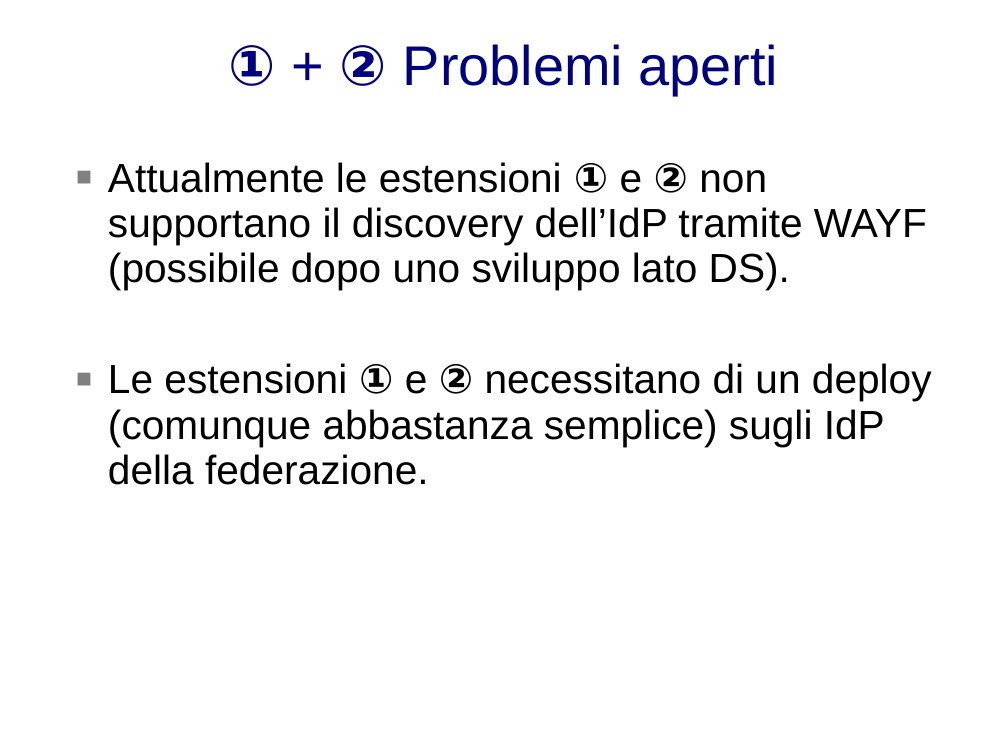
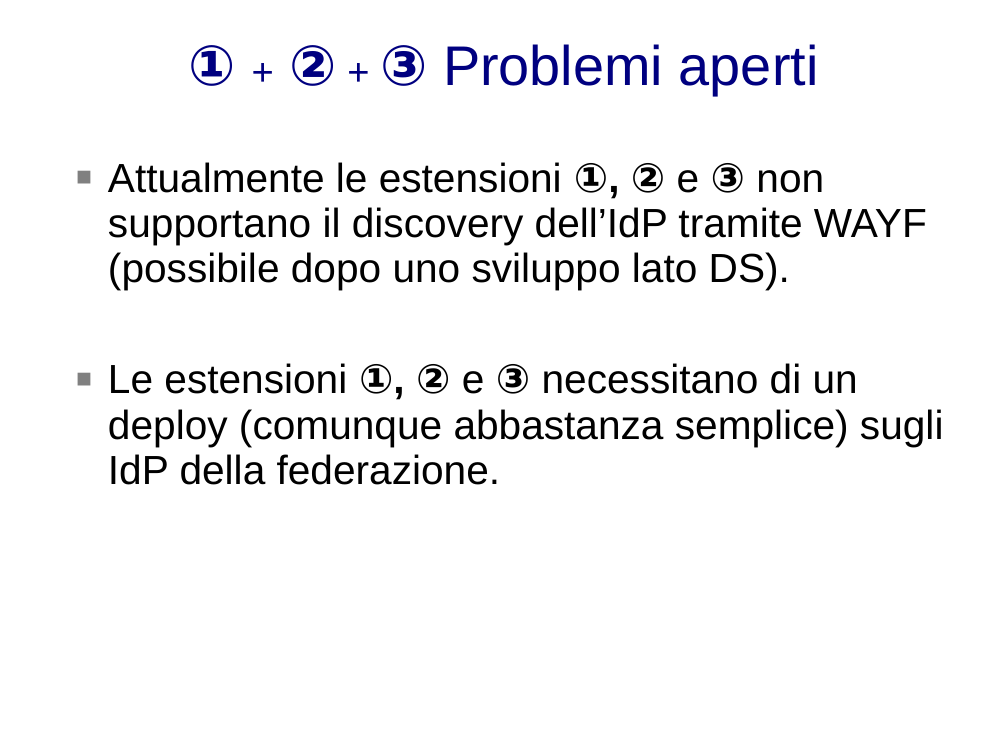
Before and after one commit to biancini/Shibboleth-Authentication, a slide deck: slide 12 of documentation/ShibbolethExtensions.pptx (slide 11 before the commit). Drawn at 1008x756 pixels with LibreOffice and Linux fonts; fonts in the diff are those of the drawing; background and template pictures are left out. Boxes give left, top, right and bottom in pixels: in the first picture for what was removed or moved away, otherwise in the second. Text is boxed around its words. In the diff, an @@ line names an element or a change of style, - is before the commit and + after.

Commit message:
Updated presentation

```diff
--- a/documentation/ShibbolethExtensions.pptx
+++ b/documentation/ShibbolethExtensions.pptx
@@ text at bbox=[189, 44, 819, 94]: text changed @@
-① + ② Problemi aperti
+① + ② + ③ Problemi aperti
@@ text at bbox=[108, 162, 944, 485]: text changed @@
-■ Attualmente le estensioni ① e ② non supportano il discovery dell’IdP tramite WAYF (possibile dopo uno sviluppo lato DS).
-■ Le estensioni ① e ② necessitano di un deploy (comunque abbastanza semplice) sugli IdP della federazione.
+■ Attualmente le estensioni ①, ② e ③ non supportano il discovery dell’IdP tramite WAYF (possibile dopo uno sviluppo lato DS).
+■ Le estensioni ①, ② e ③ necessitano di un deploy (comunque abbastanza semplice) sugli IdP della federazione.
```
Also in this commit, not shown: 8 other slides changed, 2 slides added.
